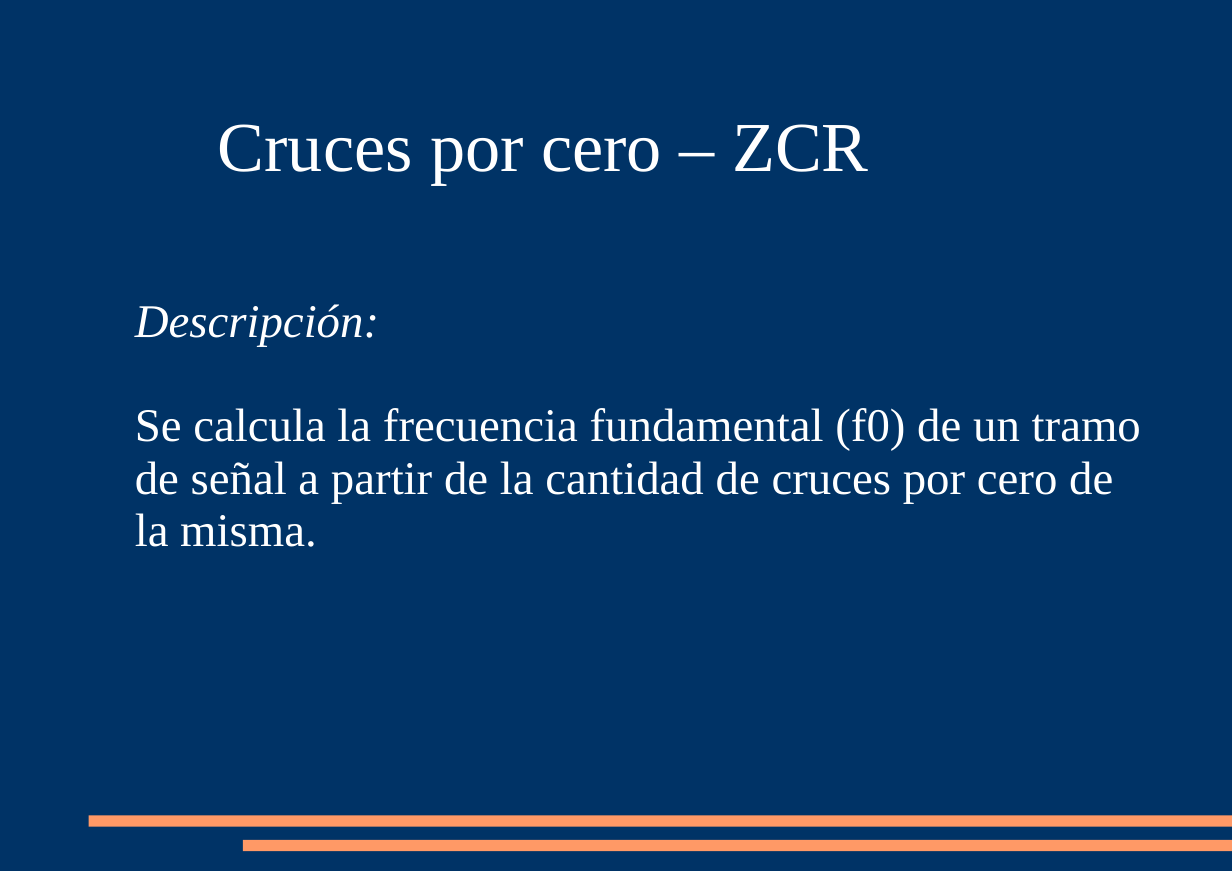
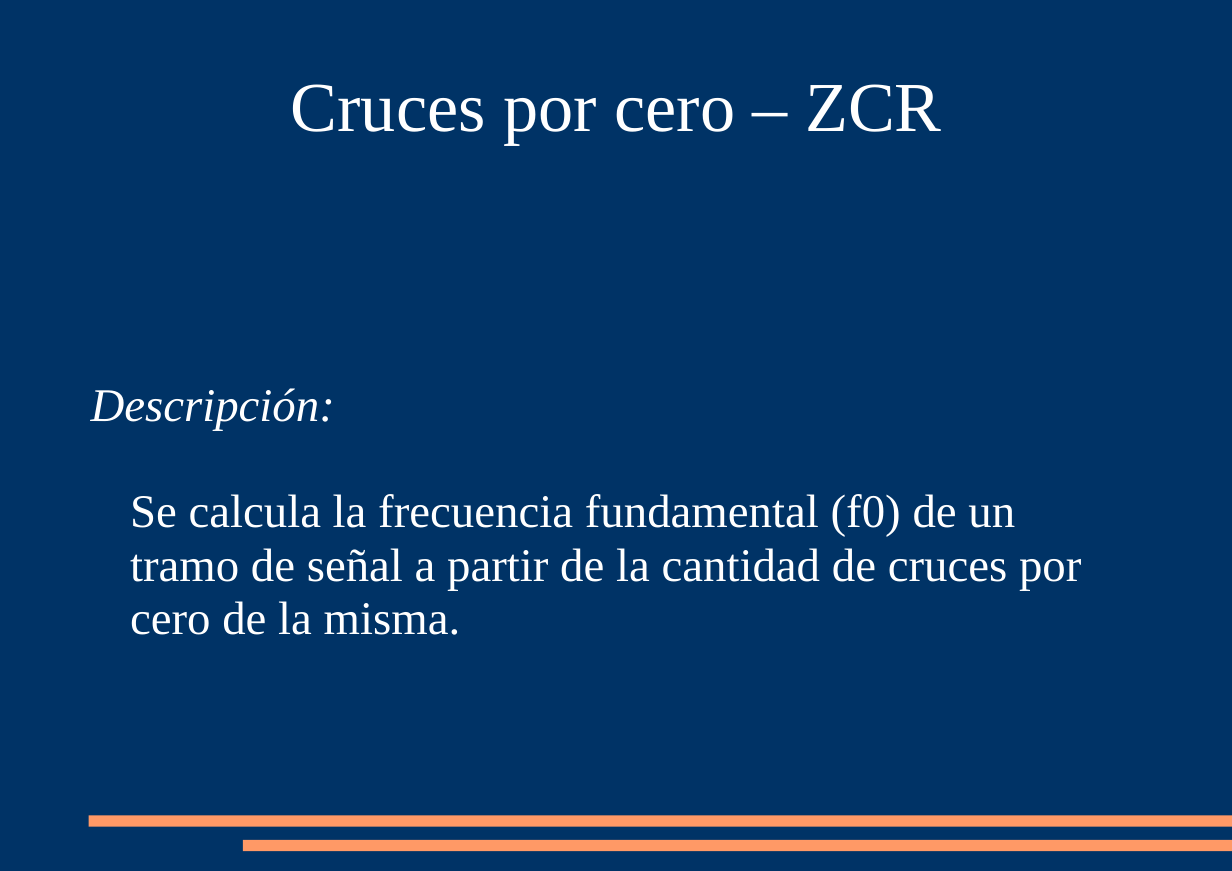
Before and after one commit to mrabinovichm/audio-fingerprint, a slide deck: slide 9 of Presentacion.ppt (slide 6 before the commit). Drawn at 1232x871 pixels with LibreOffice and Linux fonts; fonts in the diff are those of the drawing. Boxes give left, top, right and bottom in pixels: in the first picture for what was removed or moved away, otherwise in the second. Text is boxed around its words. In the diff, an @@ line names an element or a change of style, - is before the commit and + after.

```diff
--- a/Presentacion.ppt
+++ b/Presentacion.ppt
@@ title "Cruces por cero – ZCR" moved from (x1=218, y1=124, x2=868, y2=185) to (x1=291, y1=84, x2=941, y2=144) @@
@@ title "Cruces por cero – ZCR" at (x1=291, y1=84, x2=941, y2=144): alignment left to centre; line spacing 0.93 to 0.95; vertical alignment top to middle @@
@@ subtitle "Descripción:" moved from (x1=135, y1=304, x2=1141, y2=547) to (x1=91, y1=388, x2=1081, y2=635) @@
@@ subtitle "Descripción:" at (x1=91, y1=388, x2=1081, y2=635): vertical alignment top to middle @@
@@ subtitle at (x1=91, y1=388, x2=335, y2=430): indent changed; line spacing 0.93 to 0.95 @@
@@ subtitle at (x1=130, y1=494, x2=1081, y2=635): text changed @@
-Se calcula la frecuencia fundamental (f0) de un tramo
-de señal a partir de la cantidad de cruces por cero de
-la misma.
+Se calcula la frecuencia fundamental (f0) de un
+tramo de señal a partir de la cantidad de cruces por cero de la misma.
```
Also in this commit, not shown: 8 other slides changed, 4 slides added.
